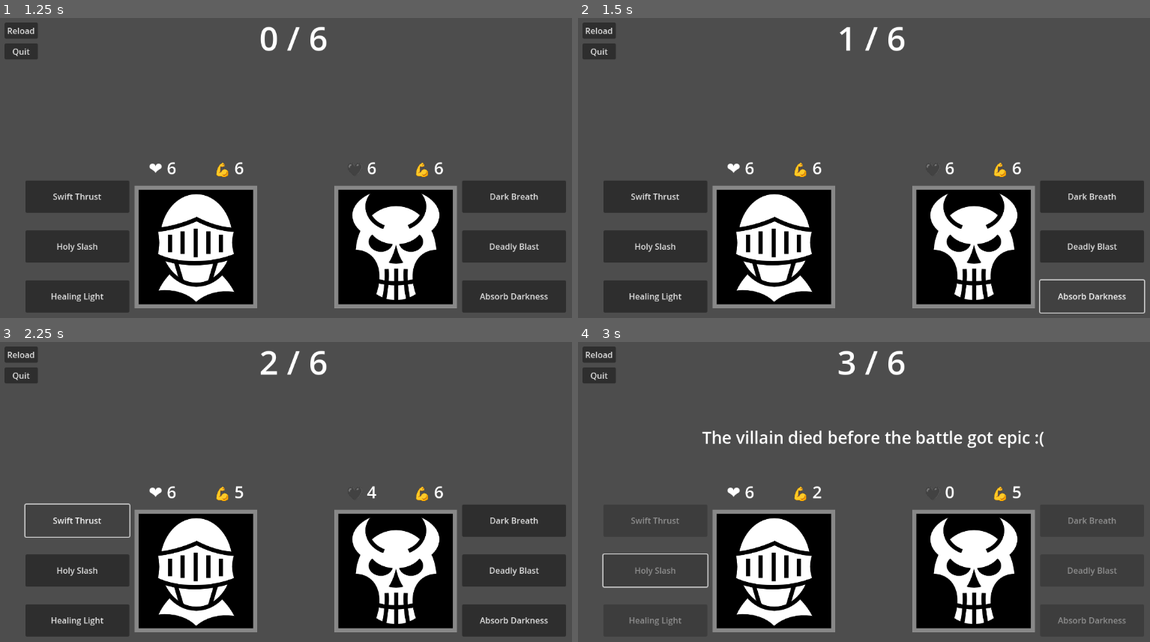
Above: before the commit, frames 1-4 (two rows, left to right).
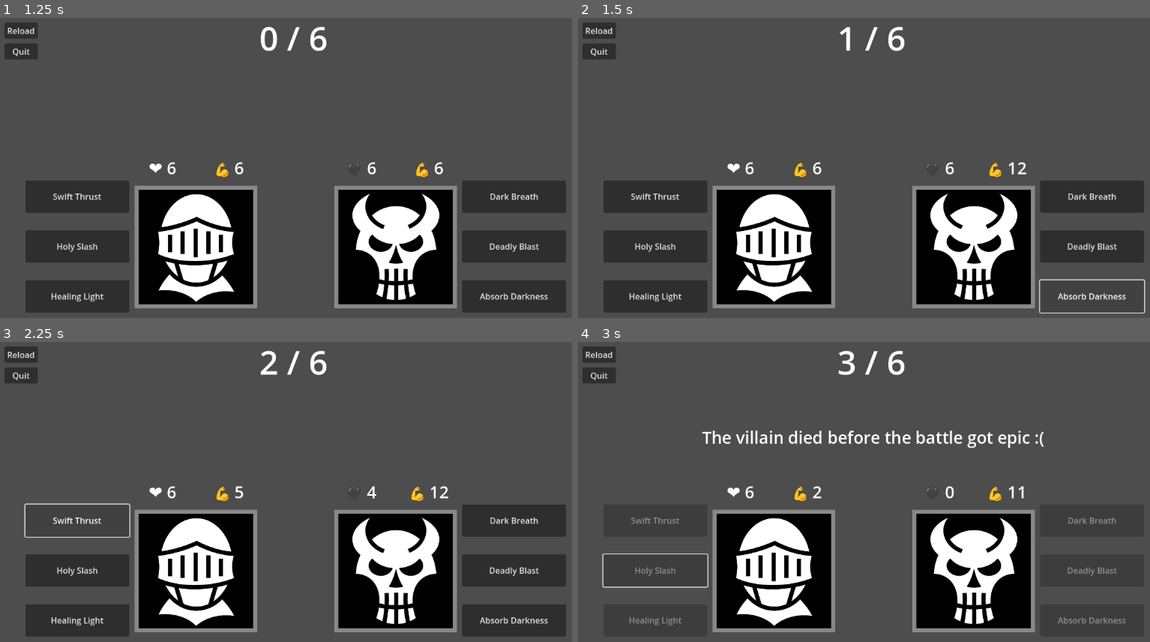
Above: after the commit, the same moments.

Repository: mtcruz/EPICNESS
Game: Godot game, scene res://main.tscn
The game is run twice, just before and just after one commit, with the same random seed, the same clock (stepped at 60 frames per second) and the same inputs.
Inputs:
- Up to frame 1 (1.25 s): click "Play" at 0.5 s
- Up to frame 2 (1.5 s): click "Absorb Darkness" at 1.25 s
- Up to frame 3 (2.25 s): click "Swift Thrust" at 2 s
- Up to frame 4 (3 s): click "Holy Slash" at 2.75 s

Frame 1 is identical in both runs. In frame 2, 0.2% of the frame differs, in the area x 71-79%, y 48-53%; in frame 3, 0.2%; in frame 4, 0.2%, in the area x 71-78%, y 48-53%.

Commit message:
Disable move button if there isn't enough stamina

Diff:
--- a/Luta.gd
+++ b/Luta.gd
@@ -27,9 +27,40 @@
 	$HeroStamina.set_text("💪 %d" % [stamina_hero])
 	$VillainStamina.set_text("💪 %d" % [stamina_villain])
 	$Turns.set_text("%d / %d" % [epicness_current, epicness_max])
+	check_stamina()
 	check_damage()
 	check_gameover()
 
+
+# Deactivates buttons in case there is not enough stamina
+func check_stamina(): # Beware, this is ugly[]
+	if stamina_villain < 3: # Villain's move 1
+		$villain_move_1.disabled = true
+	else:
+		$villain_move_1.disabled = false
+
+	if stamina_villain < 5: # Villain's move 2
+		$villain_move_2.disabled = true
+	else:
+		$villain_move_2.disabled = false
+
+	if stamina_hero < 1: # Hero's move 1
+		$hero_move_1.disabled = true
+	else:
+		$hero_move_1.disabled = false
+
+	if stamina_hero < 3: # Hero's move 2
+		$hero_move_2.disabled = true
+	else:
+		$hero_move_2.disabled = false
+
+	if stamina_hero < 1: # Hero's move 3
+		$hero_move_3.disabled = true
+	else:
+		$hero_move_3.disabled = false
+
+
+# Calculates combat variables and applies them
 func check_damage():
 	if actor == "hero":
 		health_hero += health_regen
@@ -43,6 +74,16 @@
 		stamina_hero -= stamina_damage
 		stamina_villain -= stamina_cost
 		action_was_taken = true
+
+	# Prevent negative
+	if health_hero < 0:
+		health_hero = 0
+	if health_villain < 0:
+		health_villain = 0
+	if stamina_hero < 0:
+		stamina_hero = 0
+	if stamina_villain < 0:
+		stamina_villain = 0
 
 	# Reset combat variables if action was taken
 	if action_was_taken:
@@ -83,7 +124,7 @@
 	stamina_cost = 6
 func _on_villain_move_3(): # Regenerate stamina
 	actor = "villain"
-	stamina_cost -6
+	stamina_cost = -6
 
 
 # Ganhando e perdendo ##########################################################
